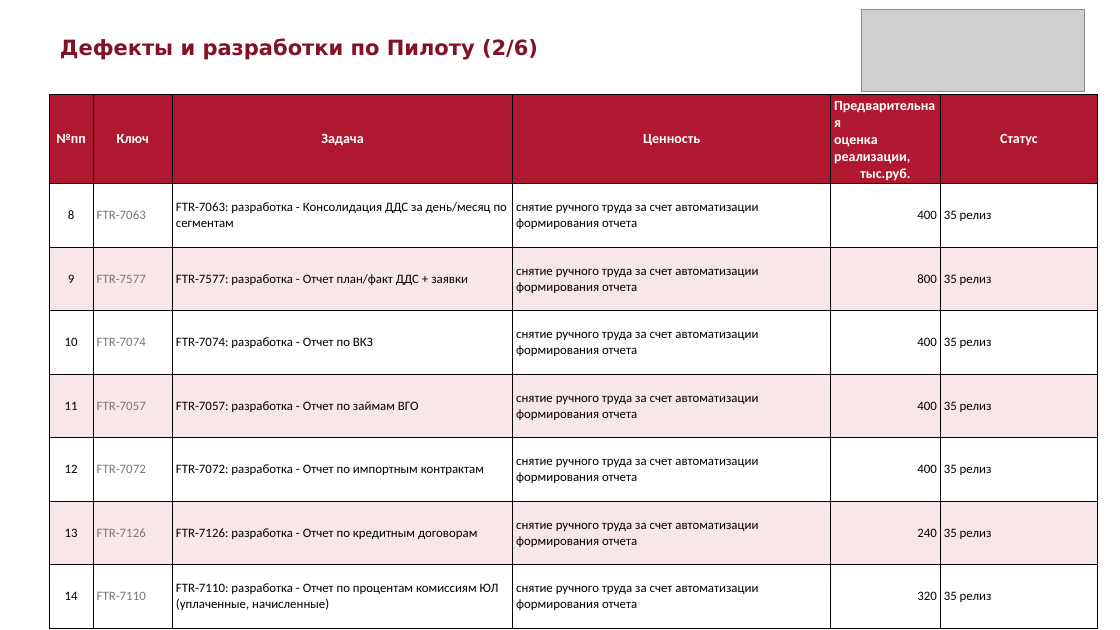
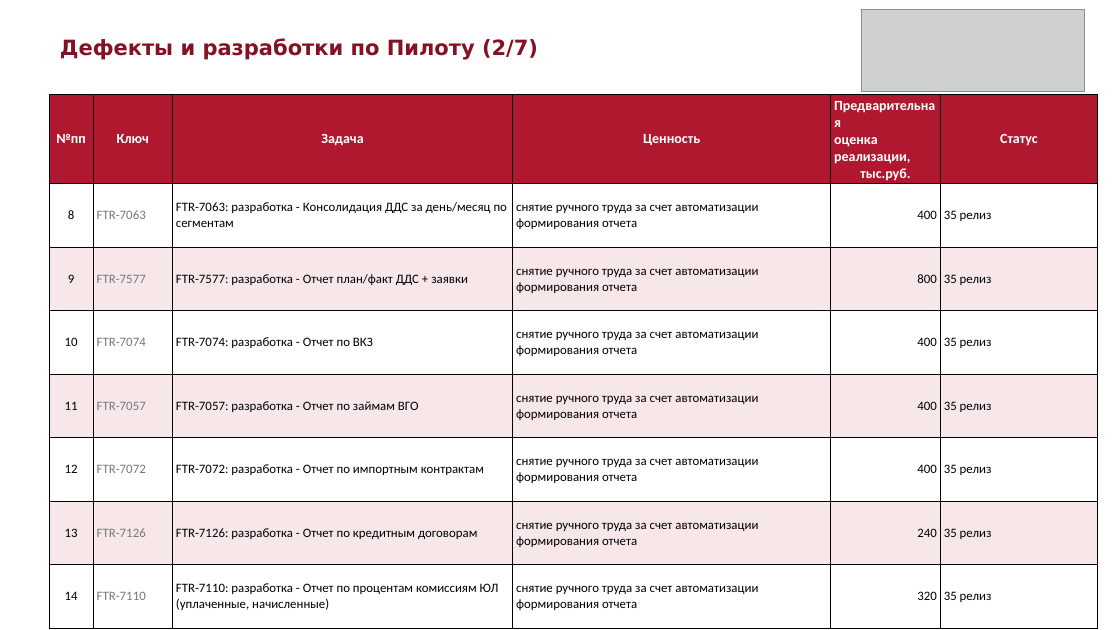
Before and after one commit to sokrat-in-me/pptx, a slide deck: slide 2 of Дефекты_и_разработки_по_Пилоту.pptx. Drawn at 1120x630 pixels with LibreOffice and Linux fonts; fonts in the diff are those of the drawing; grey boxes stand for pictures. Boxes give left, top, right and bottom in pixels: in the first picture for what was removed or moved away, otherwise in the second. Text is boxed around its words. In the diff, an @@ line names an element or a change of style, - is before the commit and + after.

```diff
--- a/Дефекты_и_разработки_по_Пилоту.pptx
+++ b/Дефекты_и_разработки_по_Пилоту.pptx
@@ text at (x1=60, y1=38, x2=538, y2=60): text changed @@
-Дефекты и разработки по Пилоту (2/6)
+Дефекты и разработки по Пилоту (2/7)
```
Also in this commit, not shown: 5 other slides changed, 1 slide added, 1 other file.
